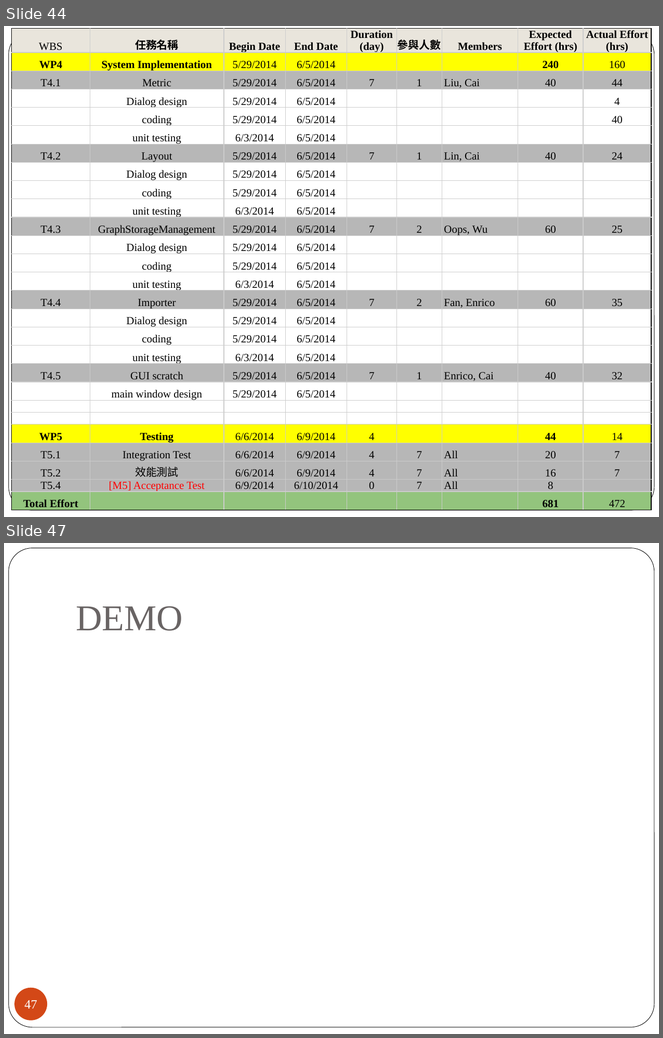
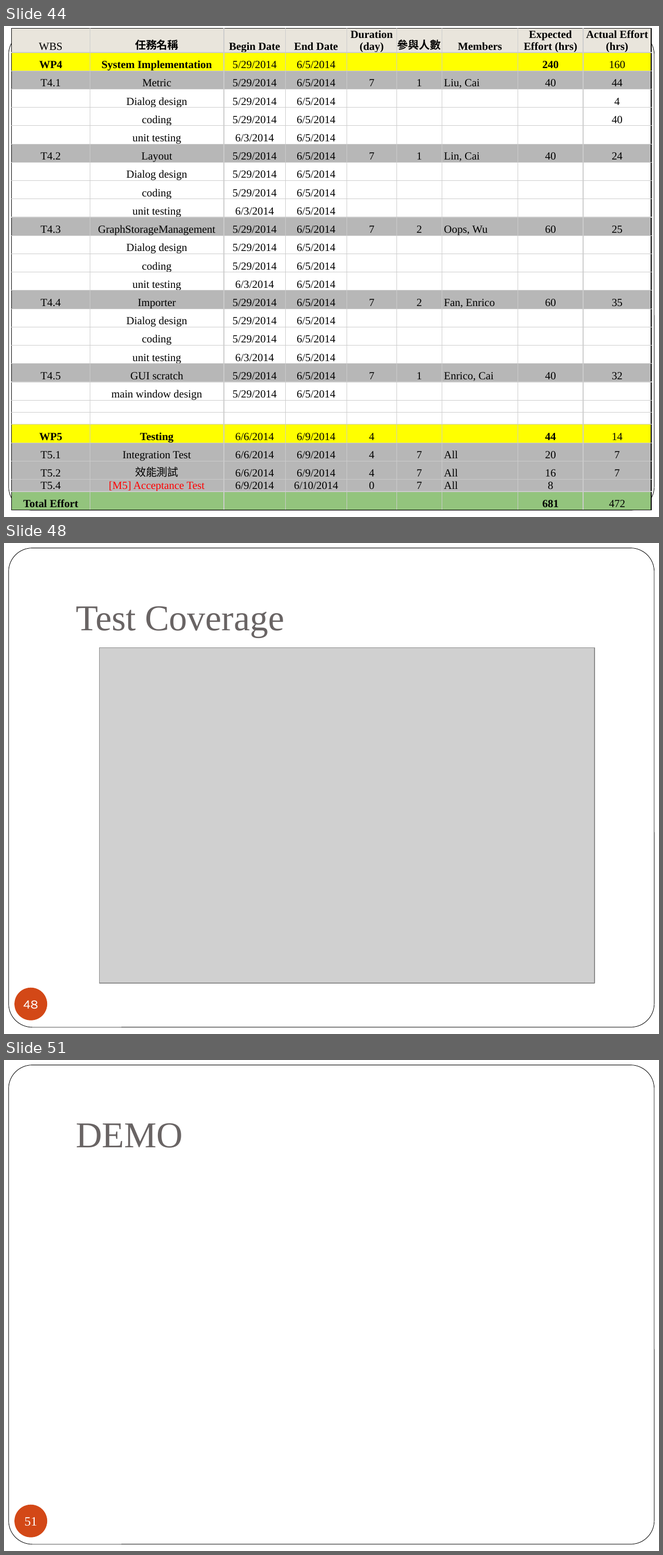
Before and after one commit to 2014-sed-team3/term-project, a slide deck: project/report/report.pptx. Shown one above the other, each under a label of ours: slides 44 and 47 before the commit, slides 44, 48 and 51 after it; the slides between them are not shown. The pictures are 663x1038 and 663x1555 pixels, drawn with LibreOffice and Linux fonts; fonts in the diff are those of the drawing; grey boxes stand for pictures. Boxes give left, top, right and bottom in pixels: in the first picture for what was removed or moved away, otherwise in the second. Text is boxed around its words. In the diff, an @@ line names an element or a change of style, - is before the commit and + after.

```diff
--- a/project/report/report.pptx
+++ b/project/report/report.pptx
@@ slide 48 added at bbox=[4, 543, 659, 1034], background #FFFFFF; not listed: 1 template element that a slide beside it also shows @@
@@ title added at bbox=[76, 606, 284, 637], 40 pt, text #696464 @@
+Test Coverage
@@ picture added at bbox=[100, 648, 595, 984] @@
@@ page number added at bbox=[14, 988, 47, 1021], fill #D34817, 14 pt, text #FFFFFF @@
+48
@@ what was slide 47 is now slide 51 @@
@@ page number at bbox=[24, 1518, 37, 1526]: text changed @@
-47
+51
```
Also in this commit, not shown: 9 slides changed, 3 other slides added.
